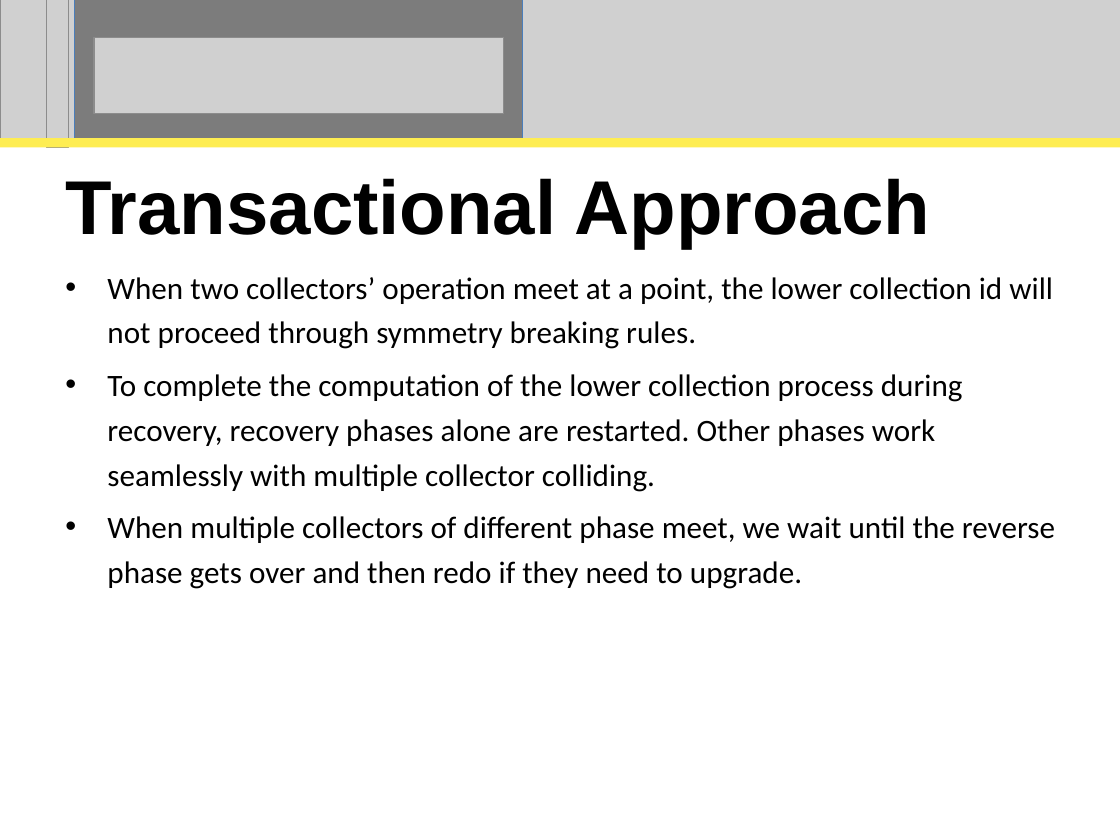
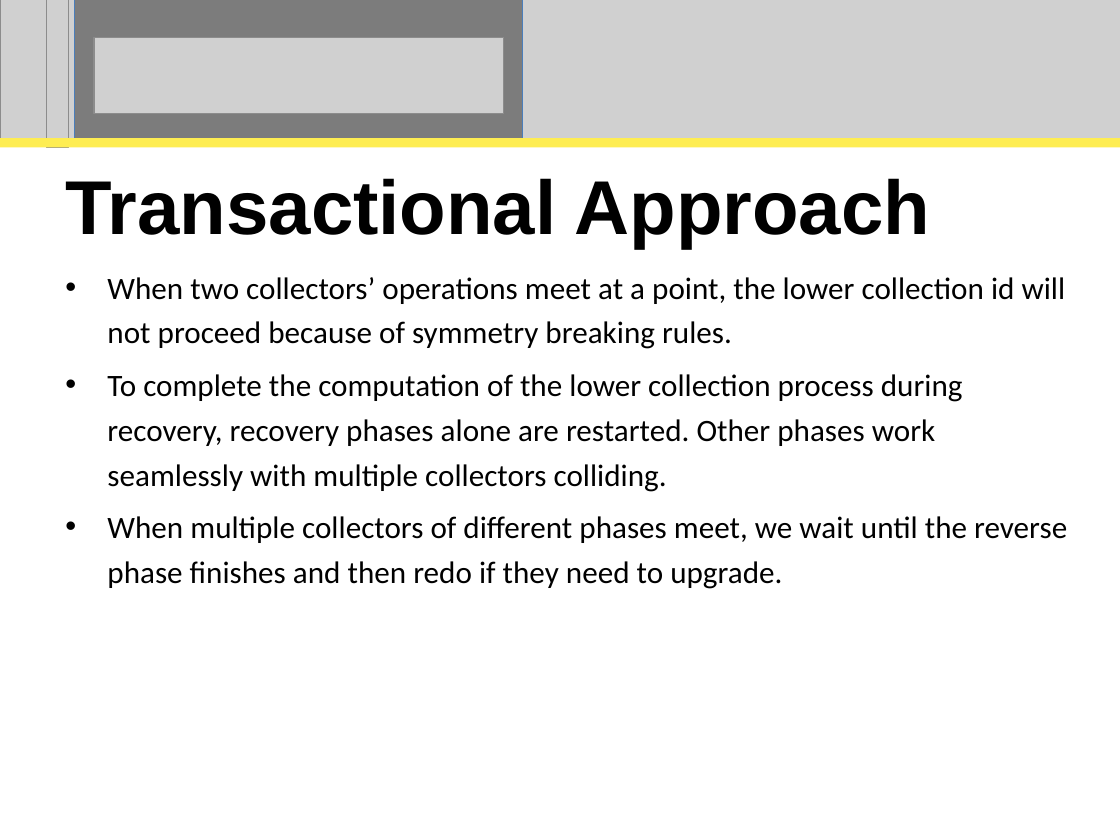
Before and after one commit to perpetualcoder/thesis, a slide deck: slide 73 of thesisppt/defense.ppt. Drawn at 1120x840 pixels with LibreOffice and Linux fonts; fonts in the diff are those of the drawing; grey boxes stand for pictures. Boxes give left, top, right and bottom in pixels: in the first picture for what was removed or moved away, otherwise in the second. Text is boxed around its words. In the diff, an @@ line names an element or a change of style, - is before the commit and + after.

```diff
--- a/thesisppt/defense.ppt
+++ b/thesisppt/defense.ppt
@@ subtitle at (x1=107, y1=277, x2=1067, y2=589): text changed @@
-• When two collectors’ operation meet at a point, the lower collection id will not proceed through symmetry breaking rules.
-• To complete the computation of the lower collection process during recovery, recovery phases alone are restarted. Other phases work seamlessly with multiple collector colliding.
-• When multiple collectors of different phase meet, we wait until the reverse phase gets over and then redo if they need to upgrade.
+• When two collectors’ operations meet at a point, the lower collection id will not proceed because of symmetry breaking rules.
+• To complete the computation of the lower collection process during recovery, recovery phases alone are restarted. Other phases work seamlessly with multiple collectors colliding.
+• When multiple collectors of different phases meet, we wait until the reverse phase finishes and then redo if they need to upgrade.
```
Also in this commit, not shown: 26 other slides changed, 1 other file.
